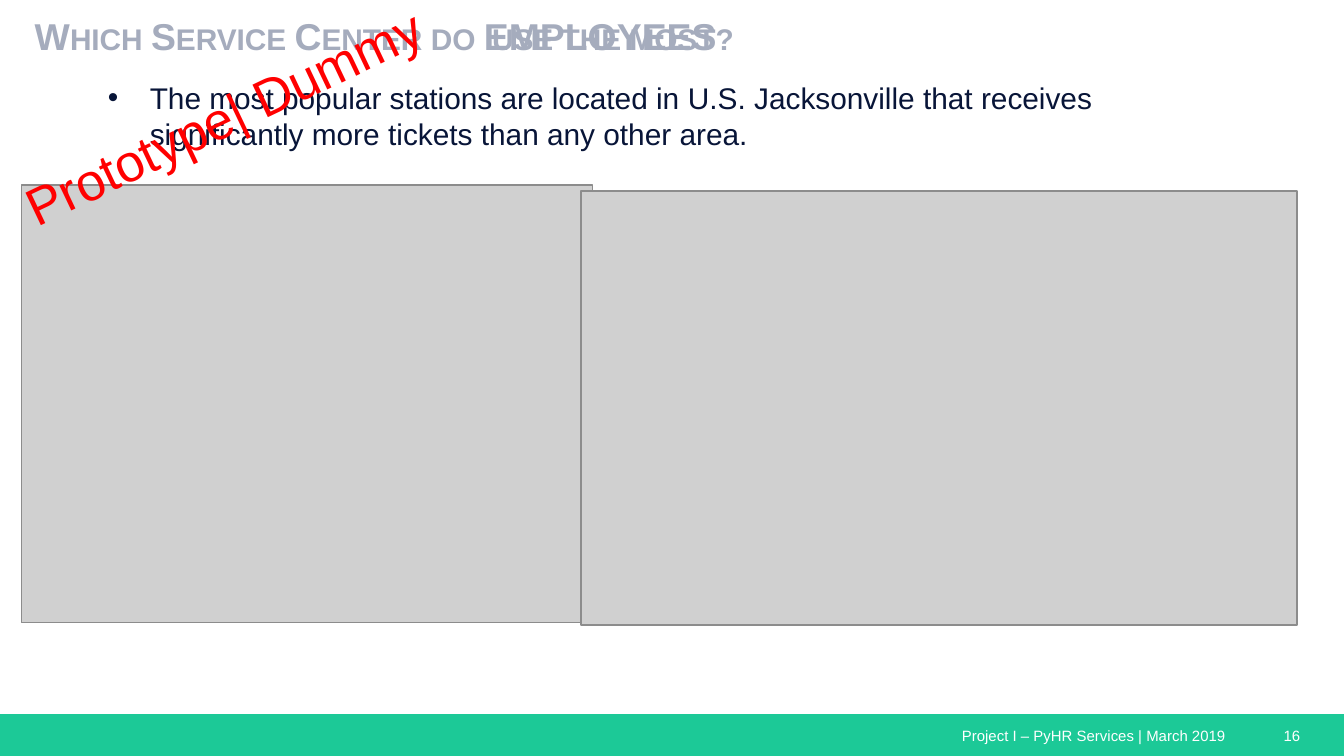
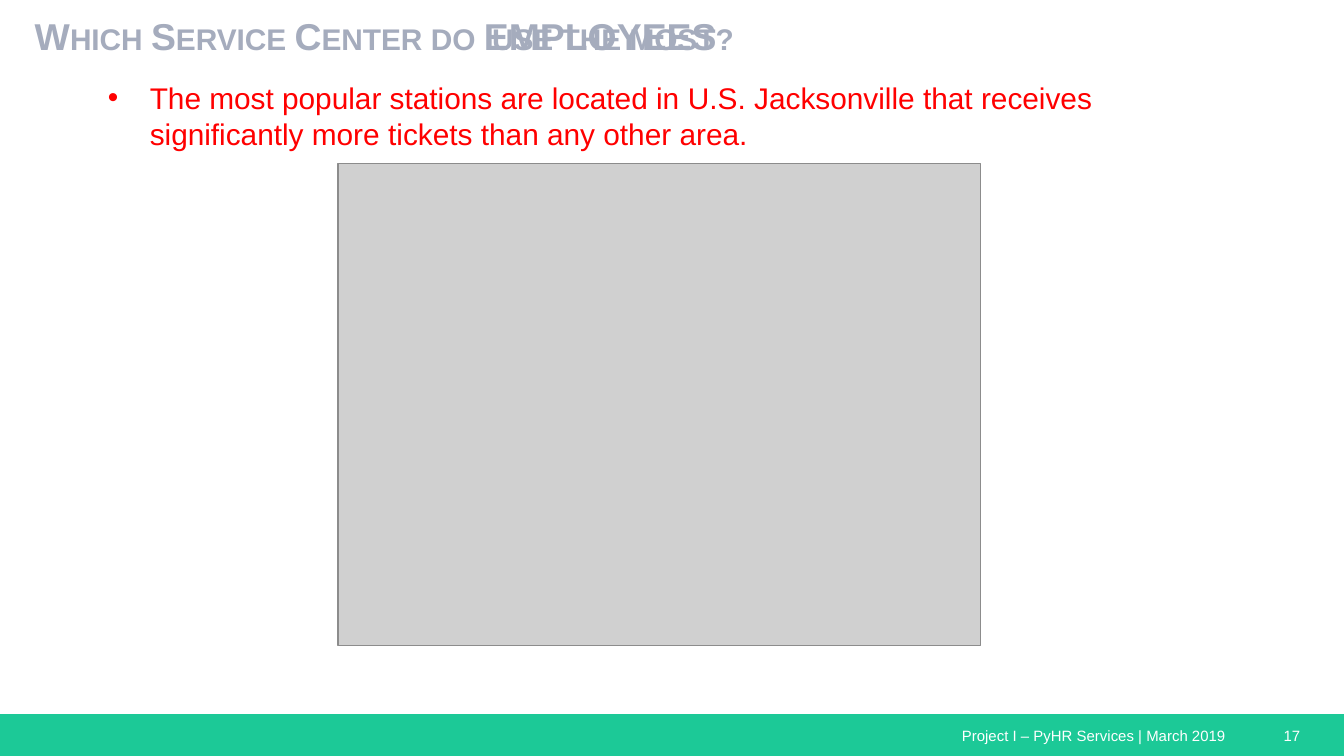
Before and after one commit to jvbonini/Project-I, a slide deck: slide 17 of Presentation/HRServices_Presentation_Master.pptx (slide 16 before the commit). Drawn at 1344x756 pixels with LibreOffice and Linux fonts; fonts in the diff are those of the drawing; grey boxes stand for pictures. Boxes give left, top, right and bottom in pixels: in the first picture for what was removed or moved away, otherwise in the second. Text is boxed around its words. In the diff, an @@ line names an element or a change of style, - is before the commit and + after.

```diff
--- a/Presentation/HRServices_Presentation_Master.pptx
+++ b/Presentation/HRServices_Presentation_Master.pptx
@@ text removed at [0,0,510,250] @@
-Prototype| Dummy
@@ text "The most popular stations are ..." at [150,87,1092,150]: text colour #081538 to #FF0000 @@
@@ picture added at [339,164,981,646] @@
@@ picture removed at [22,185,593,624] @@
@@ picture removed at [581,191,1297,625] @@
@@ page number at [1284,730,1301,741]: text changed @@
-16
+17
```
Also in this commit, not shown: 2 other slides changed, 9 slides added, 3 slides removed, 12 other files.
